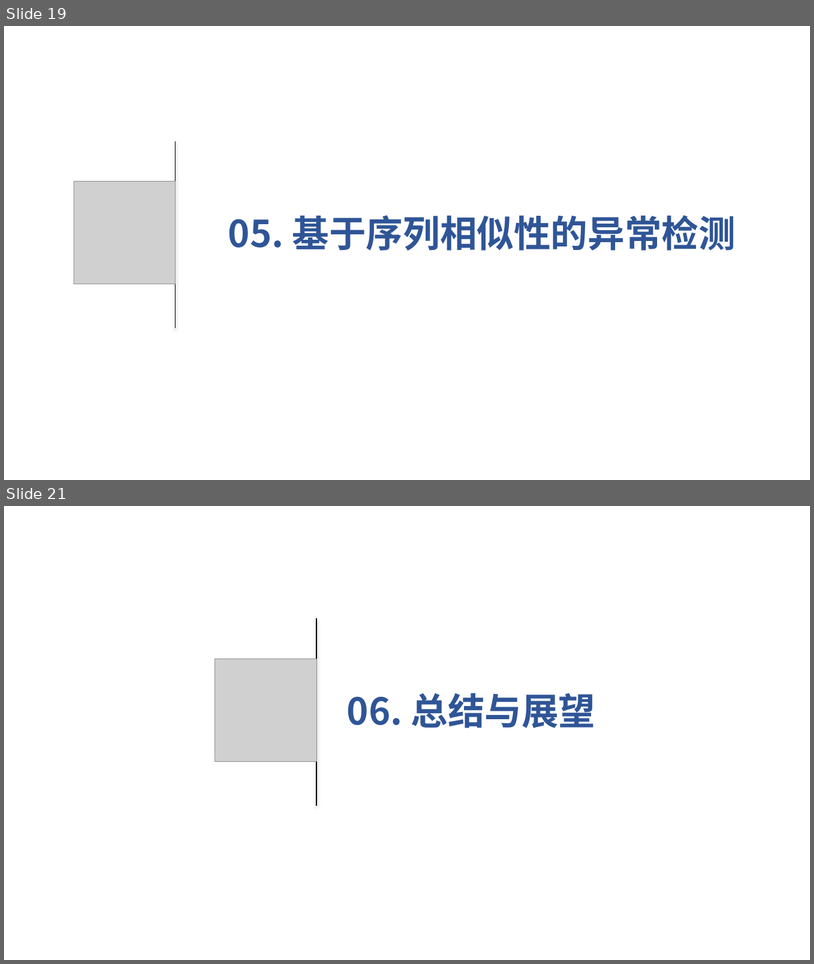
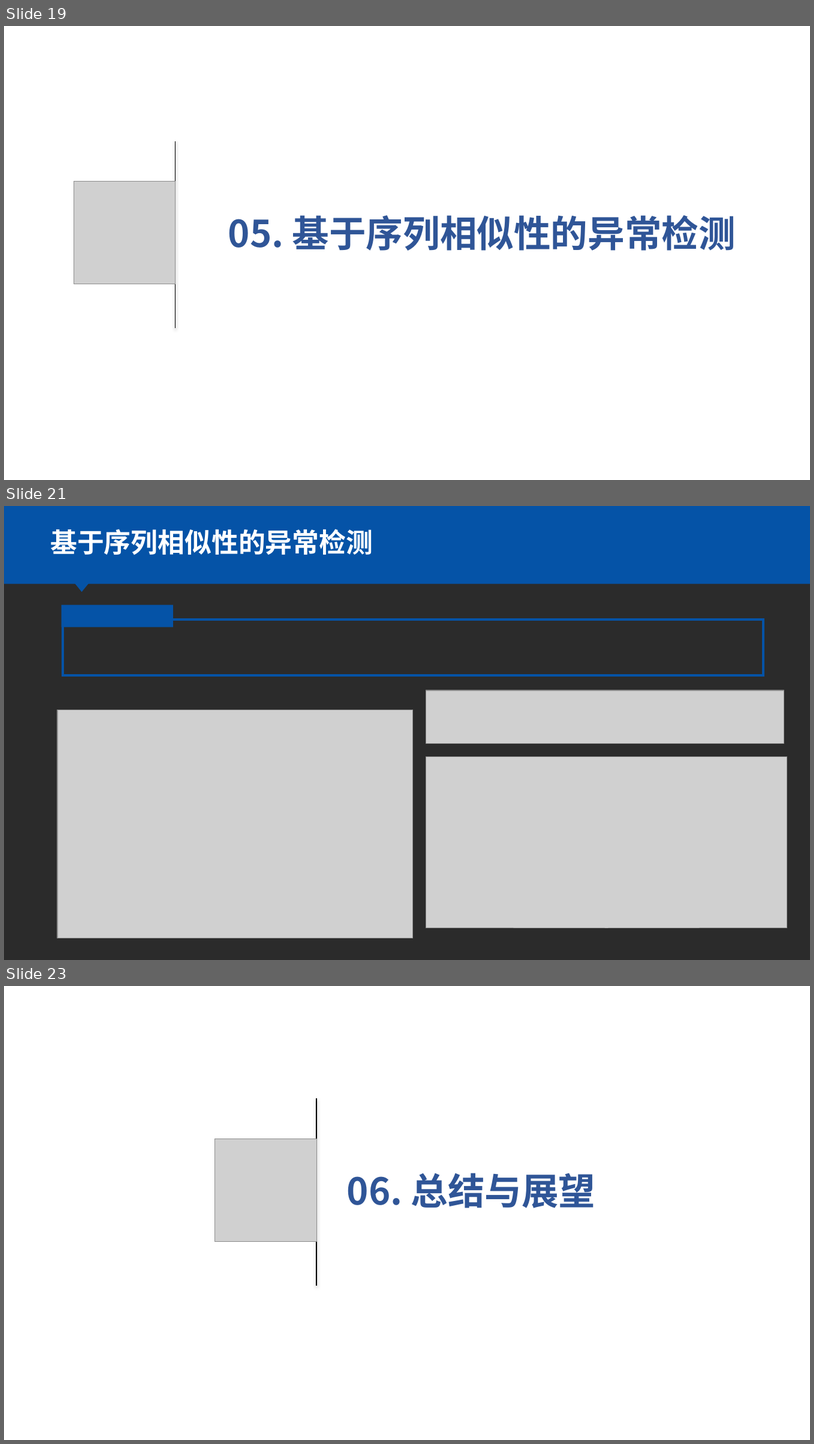
Before and after one commit to huowj/bishe, a slide deck: dabian/毕设.pptx. Shown one above the other, each under a label of ours: slides 19 and 21 before the commit, slides 19, 21 and 23 after it; the slides between them are not shown. The pictures are 814x964 and 814x1444 pixels, drawn with LibreOffice and Linux fonts; fonts in the diff are those of the drawing; grey boxes stand for pictures; background and template pictures are left out; a plain dark background stands for a picture behind light text. Boxes give left, top, right and bottom in pixels: in the first picture for what was removed or moved away, otherwise in the second. Text is boxed around its words. In the diff, an @@ line names an element or a change of style, - is before the commit and + after.

```diff
--- a/dabian/毕设.pptx
+++ b/dabian/毕设.pptx
@@ slide 21 added at (x1=4, y1=506, x2=810, y2=960), background picture (left out) @@
@@ rectangle added at (x1=4, y1=506, x2=810, y2=584), fill #0553A7 @@
@@ text added at (x1=50, y1=529, x2=373, y2=555), 32 pt, text #FFFFFF, bold @@
+基于序列相似性的异常检测
@@ triangle added at (x1=72, y1=580, x2=92, y2=591), fill #0553A7 @@
@@ rectangle added at (x1=62, y1=604, x2=173, y2=627), fill #0553A7 @@
@@ rectangle added at (x1=63, y1=620, x2=764, y2=675), outline #0553A7 3 pt @@
@@ picture added at (x1=426, y1=691, x2=785, y2=744) @@
@@ picture added at (x1=57, y1=709, x2=413, y2=937) @@
@@ picture added at (x1=426, y1=756, x2=788, y2=928) @@
@@ what was slide 21 is now slide 23 @@
```
Also in this commit, not shown: 5 slides changed, 1 other slide added.
